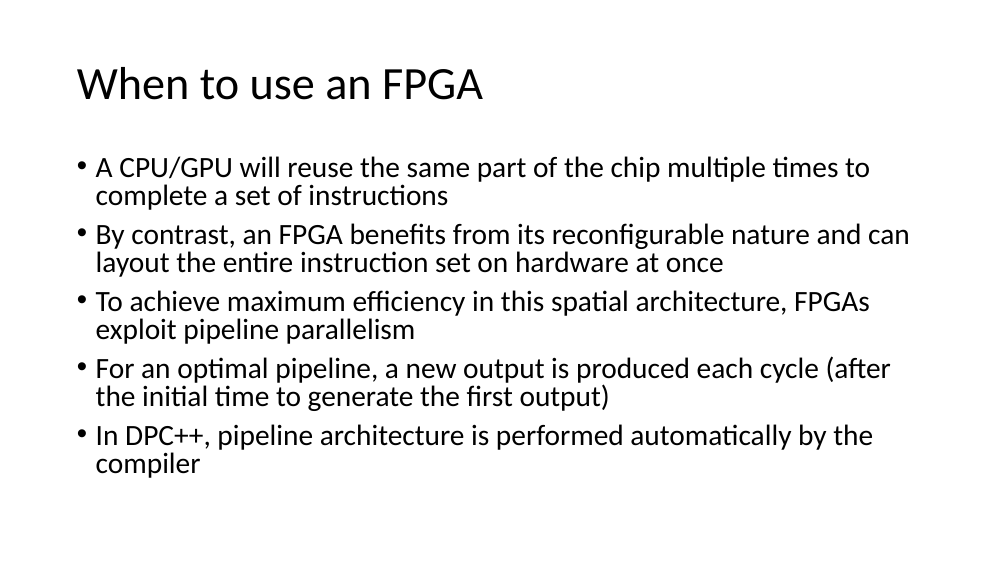
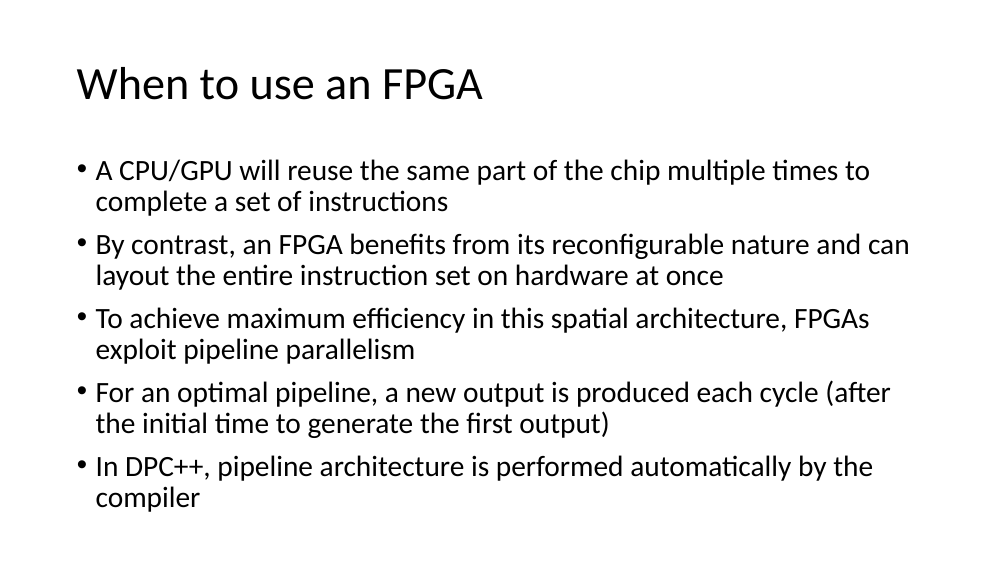
Before and after one commit to BenjaminMFindley/Reconfig-2-SYCL-DPCPP, a slide deck: slide 3 of Slides/SYCL_FPGA.pptx. Drawn at 1008x567 pixels with LibreOffice and Linux fonts; fonts in the diff are those of the drawing. Boxes give left, top, right and bottom in pixels: in the first picture for what was removed or moved away, otherwise in the second. Text is boxed around its words. In the diff, an @@ line names an element or a change of style, - is before the commit and + after.

Commit message:
Added slides on features necessary to understand Intel reference design to SYCL-FPGA deck

```diff
--- a/Slides/SYCL_FPGA.pptx
+++ b/Slides/SYCL_FPGA.pptx
@@ text "A CPU/GPU will reuse the ..." at (x1=96, y1=159, x2=910, y2=512): line spacing 0.8 to 0.9 @@
```
Also in this commit, not shown: 1 other slide changed, 9 slides added.
